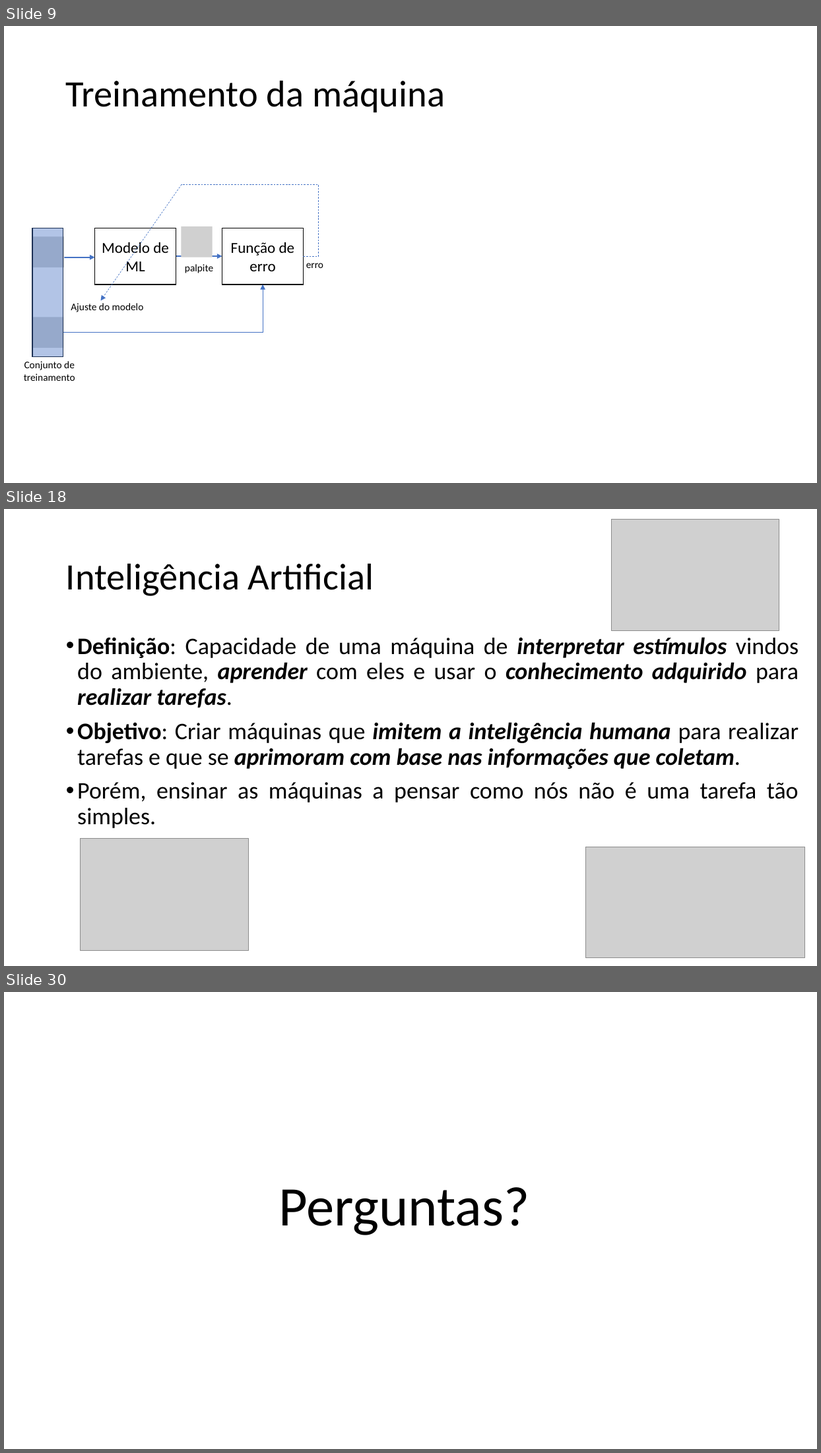
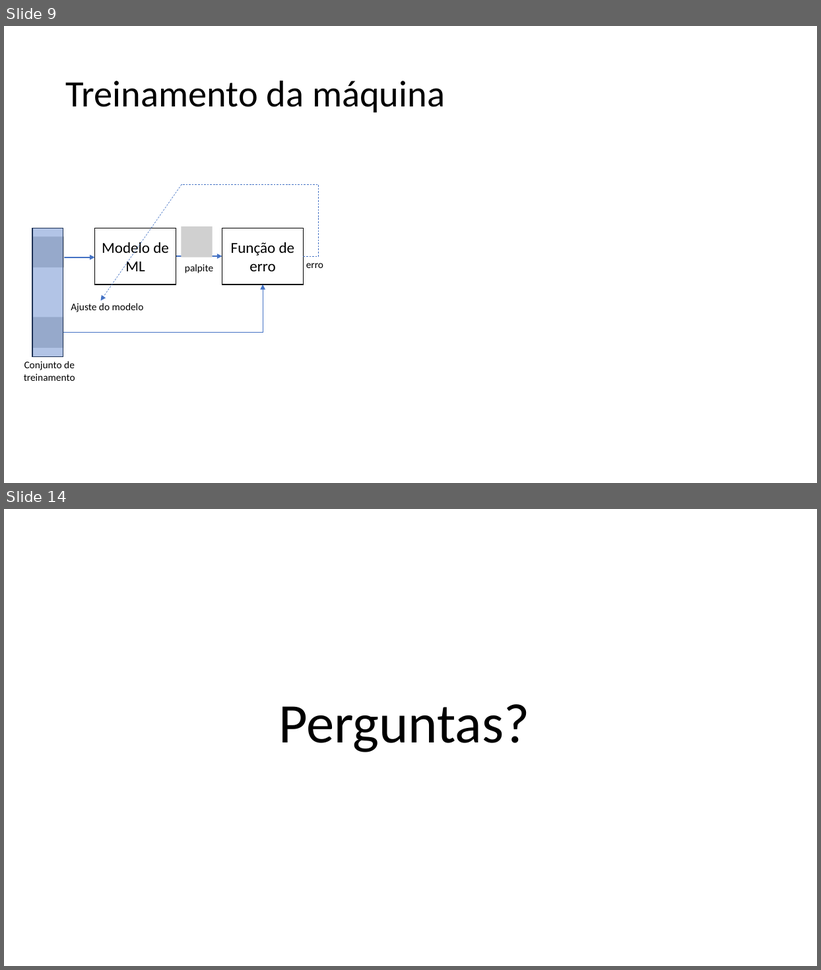
Before and after one commit to zz4fap/tp557-iot-ml, a slide deck: slides/TP557_4_O_Paradigma_do_Machine_Learning.pptx. Shown one above the other, each under a label of ours: slides 9, 18 and 30 before the commit, slides 9 and 14 after it; the slides between them are not shown. The pictures are 821x1453 and 821x970 pixels, drawn with LibreOffice and Linux fonts; fonts in the diff are those of the drawing; grey boxes stand for pictures. Boxes give left, top, right and bottom in pixels: in the first picture for what was removed or moved away, otherwise in the second. Text is boxed around its words. In the diff, an @@ line names an element or a change of style, - is before the commit and + after.

```diff
--- a/slides/TP557_4_O_Paradigma_do_Machine_Learning.pptx
+++ b/slides/TP557_4_O_Paradigma_do_Machine_Learning.pptx
@@ slide 18 removed at (4, 509, 817, 966), background #FFFFFF @@
@@ picture removed at (612, 519, 780, 630) @@
@@ title removed at (66, 563, 374, 596) @@
-Inteligência Artificial
@@ text removed at (77, 637, 799, 828) @@
-• Definição: Capacidade de uma máquina de interpretar estímulos vindos do ambiente, aprender com eles e usar o conhecimento adquirido para realizar tarefas.
-• Objetivo: Criar máquinas que imitem a inteligência humana para realizar tarefas e que se aprimoram com base nas informações que coletam.
-• Porém, ensinar as máquinas a pensar como nós não é uma tarefa tão simples.
@@ picture removed at (81, 838, 249, 951) @@
@@ picture removed at (586, 847, 805, 958) @@
@@ what was slide 30 is now slide 14 @@
```
Also in this commit, not shown: 3 slides changed, 2 slides added, 16 other slides removed, 2 other files.
